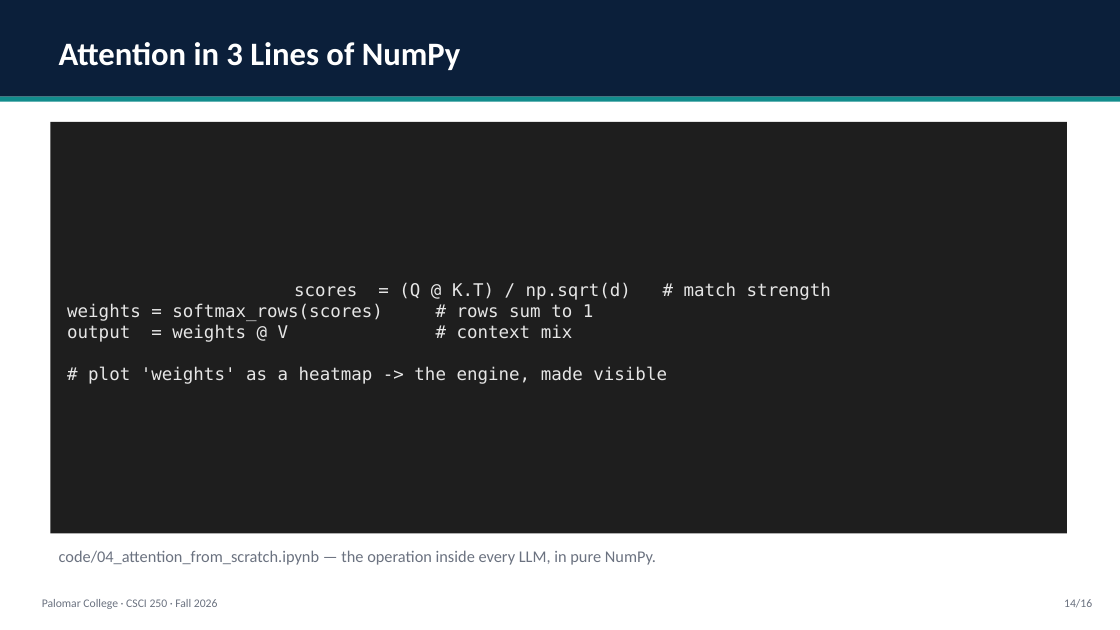
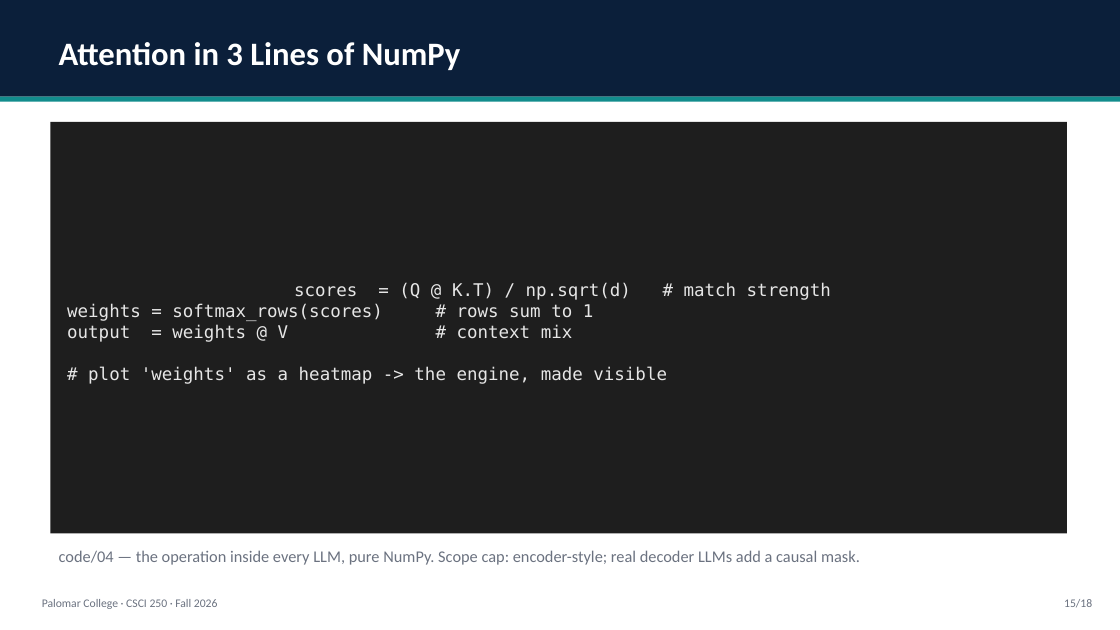
Before and after one commit to gheniabla/intro2ai, a slide deck: slide 15 of CSCI250-Fall2026/content/Week08_LLM-Concepts/slides.pptx (slide 14 before the commit). Drawn at 1120x630 pixels with LibreOffice and Linux fonts; fonts in the diff are those of the drawing. Boxes give left, top, right and bottom in pixels: in the first picture for what was removed or moved away, otherwise in the second. Text is boxed around its words. In the diff, an @@ line names an element or a change of style, - is before the commit and + after.

```diff
--- a/CSCI250-Fall2026/content/Week08_LLM-Concepts/slides.pptx
+++ b/CSCI250-Fall2026/content/Week08_LLM-Concepts/slides.pptx
@@ text at (x1=59, y1=550, x2=860, y2=565): text changed @@
-code/04_attention_from_scratch.ipynb — the operation inside every LLM, in pure NumPy.
+code/04 — the operation inside every LLM, pure NumPy. Scope cap: encoder-style; real decoder LLMs add a causal mask.
@@ text at (x1=1064, y1=599, x2=1092, y2=607): text changed @@
-14/16
+15/18
```
Also in this commit, not shown: 12 other slides changed, 2 slides added, 51 other files.
